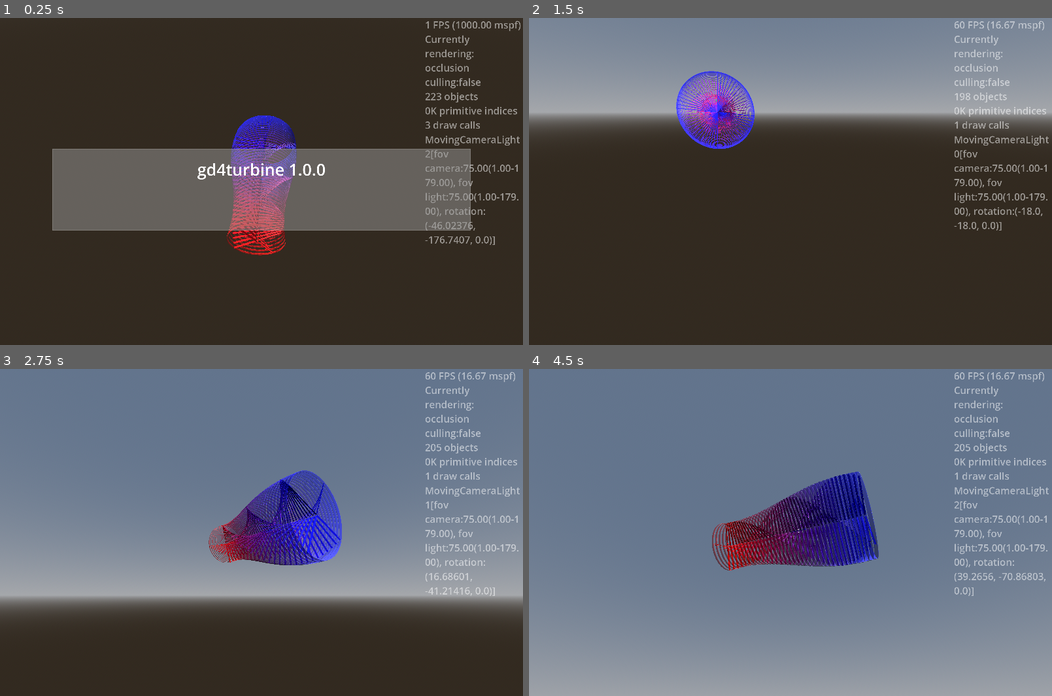
Above: before the commit, frames 1-4 (two rows, left to right).
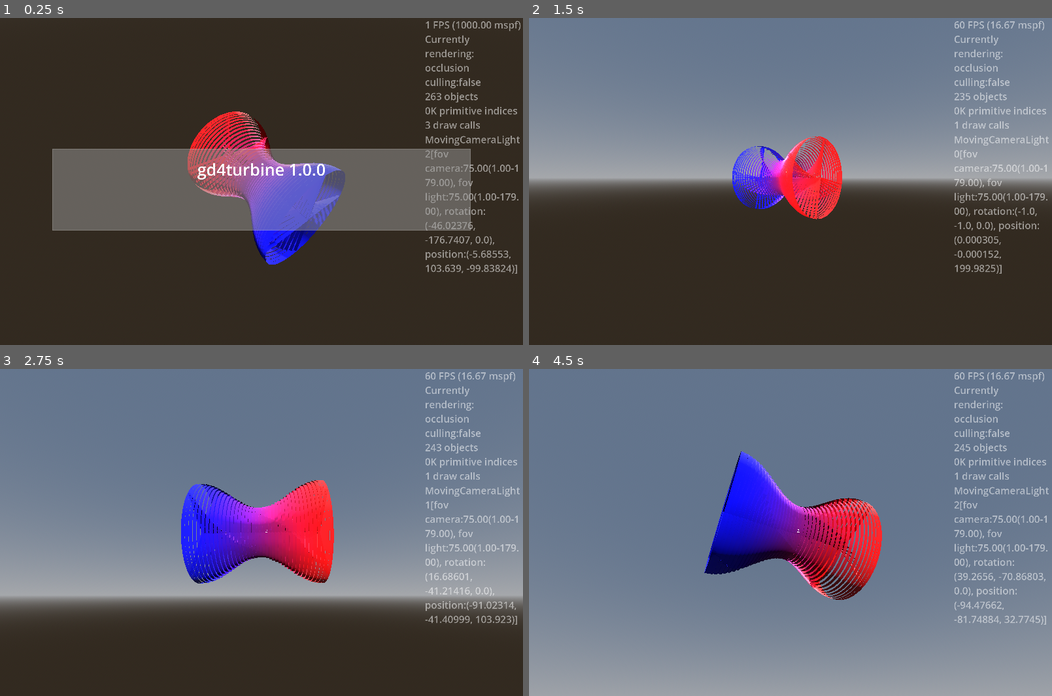
Above: after the commit, the same moments.

Repository: kasworld/gd4turbine
Game: Godot game, scene res://main.tscn
Same seed, same stepped clock (60 frames per second), same inputs: the game is played once before the commit and once after it.
Inputs (mouse positions are in pixels of both pictures, inside the frame that each line leads up to):
- Up to frame 1 (0.25 s): no input
- Up to frame 2 (1.5 s): tap Enter at 0.5 s; move the mouse to (905, 165) at 0.52 s; hold Right 0.53-1.28 s; tap Q at 0.6 s; click (905, 165) at 0.67 s; move the mouse to (685, 197) at 1.27 s; hold Down from 1.28 s (still down); tap E at 1.35 s
- Up to frame 3 (2.75 s): move the mouse to (313, 460) at 2.02 s; release Down at 2.03 s; hold Right from 2.03 s (still down); tap Enter at 2.1 s
- Up to frame 4 (4.5 s): move the mouse to (764, 597) at 2.77 s; release Right at 2.78 s; hold Up 2.78-3.53 s; tap Q at 2.85 s; click (764, 597) at 2.92 s; move the mouse to (947, 581) at 3.52 s; hold Left from 3.53 s (still down); tap E at 3.6 s; move the mouse to (633, 483) at 4.27 s; tap Enter at 4.35 s

The runs differ from the first frame. In frame 1, 7.6% of the frame differs, in the area x 35-99%, y 22-79%; in frame 2, 39%, in the area x 0-100%, y 13-79%; in frame 3, 8.0%; in frame 4, 9.4%.

Commit message:
update Turbine use MultiMeshShape

Diff:
--- a/axis_arrow3d/axis_arrow_3d.gd
+++ b/axis_arrow3d/axis_arrow_3d.gd
@@ -1,31 +1,22 @@
 extends Node3D
 class_name AxisArrow3D
 
-var arrow_list :Array
 var colors := [Color.RED, Color.GREEN, Color.BLUE]
-var label_list :Array
 var label_text := ["X", "Y", "Z"]
-func _ready() -> void:
+func set_colors(colist :Array = colors) -> AxisArrow3D:
 	for i in 3:
-		var ar :Arrow3D = preload("res://arrow3d/arrow_3d.tscn").instantiate()
-		ar.set_color(colors[i])
-		arrow_list.append(ar)
-		add_child(ar)
+		$Arrows.get_child(i).set_color(colist[i])
+	return self
 
-		var lb := Label3D.new()
-		lb.text = label_text[i]
-		lb.billboard = BaseMaterial3D.BILLBOARD_ENABLED
-		label_list.append(lb)
-		add_child(lb)
-
-	arrow_list[0].rotation.z = -PI/2
-	#arrow_list[1].rotation.y = PI/2
-	arrow_list[2].rotation.x = PI/2
+func set_label_text(text_list :Array = label_text) -> AxisArrow3D:
+	for i in 3:
+		$Labels.get_child(i).text = text_list[i]
+	return self
 
 func set_size(l :float) -> AxisArrow3D:
 	for i in 3:
-		arrow_list[i].set_size(l, l/50, l/20, 0.9)
-		arrow_list[i].position[i] = l/2
-		label_list[i].position[i] = l/2
-		label_list[i].font_size = l * 50
+		$Arrows.get_child(i).set_size(l, l/50, l/20, 0.9)
+		$Arrows.get_child(i).position[i] = l/2
+		$Labels.get_child(i).position[i] = l/2
+		$Labels.get_child(i).font_size = l * 50
 	return self
--- a/axis_arrow3d/axis_arrow_3d.tscn
+++ b/axis_arrow3d/axis_arrow_3d.tscn
@@ -1,6 +1,31 @@
-[gd_scene load_steps=2 format=3 uid="uid://dl14flc0fkeyt"]
+[gd_scene load_steps=3 format=3 uid="uid://dl14flc0fkeyt"]
 
 [ext_resource type="Script" uid="uid://ddkt5j34od0lk" path="res://axis_arrow3d/axis_arrow_3d.gd" id="1_yfllo"]
+[ext_resource type="PackedScene" uid="uid://c8npqlgeyy3xa" path="res://arrow3d/arrow_3d.tscn" id="2_yfllo"]
 
 [node name="AxisArrow3D" type="Node3D"]
 script = ExtResource("1_yfllo")
+
+[node name="Arrows" type="Node3D" parent="."]
+
+[node name="ArrowX" parent="Arrows" instance=ExtResource("2_yfllo")]
+transform = Transform3D(-4.371139e-08, 1, 0, -1, -4.371139e-08, 0, 0, 0, 1, 0, 0, 0)
+
+[node name="ArrowY" parent="Arrows" instance=ExtResource("2_yfllo")]
+
+[node name="ArrowZ" parent="Arrows" instance=ExtResource("2_yfllo")]
+transform = Transform3D(1, 0, 0, 0, -4.371139e-08, -1, 0, 1, -4.371139e-08, 0, 0, 0)
+
+[node name="Labels" type="Node3D" parent="."]
+
+[node name="LabelX" type="Label3D" parent="Labels"]
+billboard = 1
+text = "X"
+
+[node name="LabelY" type="Label3D" parent="Labels"]
+billboard = 1
+text = "Y"
+
+[node name="LabelZ" type="Label3D" parent="Labels"]
+billboard = 1
+text = "Z"
--- a/lib/fly_node3d.gd
+++ b/lib/fly_node3d.gd
@@ -3,10 +3,10 @@
 # for free fly camera
 
 const Key2Info := {
-	KEY_UP: ["rotation", "x", PI/10],
-	KEY_DOWN: ["rotation", "x", -PI/10],
-	KEY_LEFT: ["rotation", "y", PI/10],
-	KEY_RIGHT: ["rotation", "y", -PI/10],
+	KEY_UP: ["rotation", "x", PI/180],
+	KEY_DOWN: ["rotation", "x", -PI/180],
+	KEY_LEFT: ["rotation", "y", PI/180],
+	KEY_RIGHT: ["rotation", "y", -PI/180],
 	KEY_A: ["position", "x", -1],
 	KEY_D: ["position", "x", 1],
 	KEY_W: ["position", "z", -1],
--- a/main.gd
+++ b/main.gd
@@ -45,30 +45,24 @@
 	$FixedCameraLight.set_center_pos_far(Vector3.ZERO, 	Vector3(0, 0, WorldSize.z*2), WorldSize.length()*2)
 	$MovingCameraLightHober.set_center_pos_far( Vector3.ZERO, Vector3(0, 0, WorldSize.z), WorldSize.length()*2)
 	$MovingCameraLightAround.set_center_pos_far( Vector3.ZERO, Vector3(0, 0, WorldSize.z), WorldSize.length()*2)
-	$AxisArrow3D.set_size(10)
+	$AxisArrow3D.set_size(10).set_colors()
 
 	turbine_demo()
 
 	main_animation.animation_ended.connect(main_animation_ended)
 	start_all_animation()
 
-var turbine_list :Array
+
+var turbine :Turbine
 func turbine_demo() -> void:
-	var r:= 20.0
-	for i in range(-20,21):
-		var co := Color( Color.RED.lerp(Color.BLUE, float(i+20)/40.0) , 0.5)
-		var rr := r*(sin(float(i)/30.0*PI)/4 +1.0)
-		var tb :Turbine = preload("res://turbine/turbine.tscn").instantiate().init(rr,1,4,co)
-		turbine_list.append(tb)
-		tb.position = Vector3(0,0,i *2.2)
-		#tb.rotation.z = float(i)/10.0
-		add_child(tb)
-
+	turbine = preload("res://turbine/turbine.tscn").instantiate(
+		).init(40,WorldSize.z / 3, 2, 4, Color.BLUE, Color.RED)
+	turbine.rotation.y = PI/4
+	add_child(turbine)
 func turbine_rotate() -> void:
 	var t := Time.get_unix_time_from_system()
 	var rad := fposmod(t , PI*2)
-	for i in turbine_list.size():
-		turbine_list[i].rotation.z = (rad+float(i)/10) / 1
+	turbine.rotation.z = rad
 
 func label_demo() -> void:
 	if $"오른쪽패널/LabelPerformance".visible:
--- a/moving_carmera_light/moving_camera_light.gd
+++ b/moving_carmera_light/moving_camera_light.gd
@@ -1,5 +1,4 @@
 extends Node3D
-
 class_name MovingCameraLight
 
 static var SelfList :Array[MovingCameraLight]
@@ -41,7 +40,8 @@
 	rotation = n.rotation
 
 func _to_string() -> String:
-	return "MovingCameraLight%d[fov camera:%s, fov light:%s, rotation:%s]" % [id, fov_camera,fov_light, rotation_degrees ]
+	return "MovingCameraLight%d[fov camera:%s, fov light:%s, rotation:%s, position:%s]" % [
+		id, fov_camera,fov_light, rotation_degrees, position ]
 
 func fov_camera_inc() -> void:
 	$Camera3D.fov = fov_camera.set_up()
@@ -77,9 +77,21 @@
 	position = Vector3( sin(t)*radius, cos(t)*radius, height ) + center
 	look_at(center)
 
+func bounce_within_aabb(delta :float, bounce_area :AABB, velocity :Vector3, center :Vector3, radius :float) -> Vector3:
+	position += velocity * delta
+	var bn = Bounce.v3f(position, bounce_area, radius)
+	for i in 3:
+		# change vel on bounce
+		if bn.bounced[i] != 0 :
+			velocity[i] = -bn.bounced[i] * abs(velocity[i])
+	position = bn.pos
+	look_at(center)
+	return velocity
+
 func set_center_pos_far(center :Vector3, pos :Vector3, far :float) -> void:
 	position = pos
-	look_at(center)
+	#look_at(center)
+	look_at_from_position(position, center)
 	$Camera3D.far = far
 	$SpotLight3D.spot_range = far
 
--- a/multi_mesh_shape/multi_mesh_shape.gd
+++ b/multi_mesh_shape/multi_mesh_shape.gd
@@ -17,20 +17,22 @@
 		set_inst_color(i, co)
 	return self
 
-func init_wire_net(net_size :Vector2, wire_count :Vector2i, wire_radius :float, co :Color, alpha :float = 1.0) -> MultiMeshShape:
+func init_wire_net(net_size :Vector2, grid_count :Vector2i, wire_radius :float, co :Color, alpha :float = 1.0) -> MultiMeshShape:
+	var wire_count := Vector2i(grid_count.x +1, grid_count.y +1)
+	var pos_shift := -Vector3(net_size.x, net_size.y, 0)/2
 	var 선 := BoxMesh.new()
 	var count := wire_count.x + wire_count.y
 	init_with_alpha(선, count, alpha)
 	for i in count:
 		multimesh.set_instance_color(i,co)
 		if i < wire_count.x:
-			var pos := Vector3( net_size.x/(wire_count.x-1)* i, net_size.y/2, 0)
+			var pos := Vector3( net_size.x/(wire_count.x-1)* i, net_size.y/2, 0) + pos_shift
 			var t := Transform3D(Basis(), pos)
 			#t = t.rotated(Vector3(0,1,0), bar_rot)
 			t = t.scaled_local( Vector3(wire_radius,net_size.y,wire_radius) )
 			multimesh.set_instance_transform(i,t)
 		else:
-			var pos := Vector3(net_size.x/2, net_size.y/(wire_count.y-1)* (i-wire_count.x), 0)
+			var pos := Vector3(net_size.x/2, net_size.y/(wire_count.y-1)* (i-wire_count.x), 0) + pos_shift
 			var t := Transform3D(Basis(), pos)
 			#t = t.rotated(Vector3(0,1,0), bar_rot)
 			t = t.scaled_local( Vector3(net_size.x,wire_radius,wire_radius) )
@@ -157,12 +159,22 @@
 func set_inst_rotation(i :int, axis :Vector3, rot :float) -> void:
 	var t := multimesh.get_instance_transform(i)
 	t = t.rotated_local(axis, rot)
-	multimesh.set_instance_transform(i,t )
+	multimesh.set_instance_transform(i, t)
+
+func set_inst_scale(i :int, scale_a :Vector3) -> void:
+	var t := multimesh.get_instance_transform(i)
+	t = t.scaled_local(scale_a)
+	multimesh.set_instance_transform(i, t)
 
 func set_inst_position(i :int, pos :Vector3) -> void:
 	var t := multimesh.get_instance_transform(i)
 	t.origin = pos
-	multimesh.set_instance_transform(i,t )
+	multimesh.set_instance_transform(i, t)
 
 func set_inst_color(i, co :Color) -> void:
 	multimesh.set_instance_color(i,co)
+
+func set_inst_position_rotation(i :int, pos :Vector3, axis :Vector3, rot :float) -> void:
+	var t := Transform3D(Basis(), pos)
+	t = t.rotated_local(axis, rot)
+	multimesh.set_instance_transform(i, t)
--- a/turbine/turbine.gd
+++ b/turbine/turbine.gd
@@ -1,31 +1,50 @@
 extends Node3D
 class_name Turbine
 
-func init(r :float, w :float, arm :int, co :Color) -> Turbine:
-	날개만들기(r, 0.01, 0.99, w, arm, co)
-	#spoke.rotate_y(PI/2)
+func init(count :int, radius :float, ring_width :float, arm_count :int, co1 :Color, co2 :Color) -> Turbine:
+	var blades :MultiMeshShape = preload("res://multi_mesh_shape/multi_mesh_shape.tscn").instantiate()
+	var rings_out:= make_rings(count,radius,ring_width, false)
+	var rings_in:= make_rings(count,radius,ring_width, true)
+	var blade_mesh := BoxMesh.new()
+	blade_mesh.size = Vector3(radius, ring_width/10, ring_width )
+	blades.init_with_alpha(blade_mesh, count*arm_count)
+	add_child(blades)
+	for i in count:
+		var rate := float(i)/float(count-1)
+		var r_scale := (cos(rate*PI*2)+3)/4
+		var scaled_size := Vector3(r_scale,r_scale,1)
+		var co := co1.lerp(co2, rate)
+		var ring_pos := Vector3(0,0,-count*ring_width/2 + i*ring_width)
+		rings_out.set_inst_scale(i, scaled_size)
+		rings_out.set_inst_position(i,ring_pos)
+		rings_out.set_inst_rotation(i, Vector3.RIGHT, PI/2)
+		rings_out.set_inst_color(i,co)
+		rings_in.set_inst_scale(i, scaled_size)
+		rings_in.set_inst_position(i,ring_pos)
+		rings_in.set_inst_rotation(i, Vector3.RIGHT, PI/2)
+		rings_in.set_inst_color(i,co)
 
-	$Reel.mesh.material.albedo_color = co
-	$Reel.mesh.inner_radius = r*0.99
-	$Reel.mesh.outer_radius = r
-	$Reel.scale = Vector3(1,8,1)
-	#$Reel.mesh.top_radius = r
-	#$Reel.mesh.bottom_radius = $Reel.mesh.top_radius
-	#$Reel.mesh.height = w
-	#$Reel.mesh.radial_segments = 64
-	$Reel.rotate_x(PI/2)
+		var cell각도 := 2.0*PI / arm_count
+		var base_int := i*arm_count
+		var blade_rot_rad := rate * PI
+		for j in arm_count:
+			var rad := cell각도 *j + blade_rot_rad
+			blades.set_inst_rotation(base_int+j, Vector3.BACK, rad)
+			blades.set_inst_rotation(base_int+j, Vector3.LEFT, PI/10)
+			blades.set_inst_position(base_int+j, Vector3(cos(rad) *radius*r_scale/2,sin(rad) *radius*r_scale/2, ring_pos.z) )
+			blades.set_inst_color(base_int+j, co)
+			blades.set_inst_scale(base_int+j, scaled_size)
 	return self
 
-func 날개만들기(r :float, start:float, end:float, depth :float, count :int, co :Color ) -> void:
-	var 구분선 := BoxMesh.new()
-	var 길이 := r*(end-start)
-	구분선.size = Vector3(길이, depth/10, depth )
-	var cell각도 := 2.0*PI / count
-	var radius := r-길이/2
-	$"날개들".init_with_alpha(구분선, count, 1.0)
-	for i in count:
-		var rad := cell각도 *i + cell각도/2
-		$"날개들".set_inst_rotation(i, Vector3.BACK, rad)
-		$"날개들".set_inst_rotation(i, Vector3.LEFT, PI/10)
-		$"날개들".set_inst_position(i, Vector3(cos(rad) *radius,sin(rad) *radius, 0) )
-		$"날개들".set_inst_color(i, co)
+func make_rings(count :int, radius :float, ring_width :float, flip_faces :bool) -> MultiMeshShape:
+	var rings :MultiMeshShape = preload("res://multi_mesh_shape/multi_mesh_shape.tscn").instantiate()
+	var ring_mesh := CylinderMesh.new()
+	ring_mesh.cap_bottom = false
+	ring_mesh.cap_top = false
+	ring_mesh.top_radius = radius
+	ring_mesh.bottom_radius = radius
+	ring_mesh.height = ring_width
+	ring_mesh.flip_faces = flip_faces
+	rings.init_with_alpha(ring_mesh, count,0.9)
+	add_child(rings)
+	return rings
--- a/turbine/turbine.tscn
+++ b/turbine/turbine.tscn
@@ -1,24 +1,6 @@
-[gd_scene load_steps=6 format=3 uid="uid://dkx5y3mqpfeh8"]
+[gd_scene load_steps=2 format=3 uid="uid://dkx5y3mqpfeh8"]
 
 [ext_resource type="Script" uid="uid://cks7j0itum0fw" path="res://turbine/turbine.gd" id="1_4ihrl"]
-[ext_resource type="PackedScene" uid="uid://cfnbpemvoy1i6" path="res://multi_mesh_shape/multi_mesh_shape.tscn" id="2_te6su"]
-
-[sub_resource type="StandardMaterial3D" id="StandardMaterial3D_4ihrl"]
-resource_local_to_scene = true
-transparency = 1
-
-[sub_resource type="TorusMesh" id="TorusMesh_te6su"]
-resource_local_to_scene = true
-material = SubResource("StandardMaterial3D_4ihrl")
-
-[sub_resource type="MultiMesh" id="MultiMesh_myt8e"]
-resource_local_to_scene = true
 
 [node name="Turbine" type="Node3D"]
 script = ExtResource("1_4ihrl")
-
-[node name="Reel" type="MeshInstance3D" parent="."]
-mesh = SubResource("TorusMesh_te6su")
-
-[node name="날개들" parent="." instance=ExtResource("2_te6su")]
-multimesh = SubResource("MultiMesh_myt8e")
